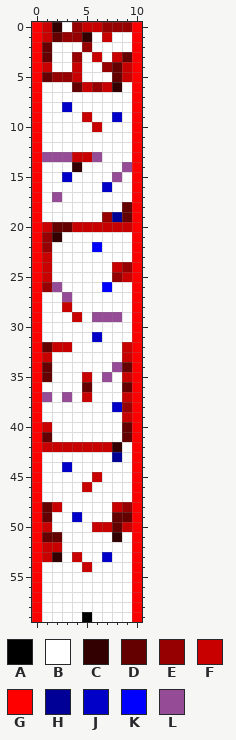
Two versions of one pixel-art sprite, Project SNEK/Assets/Packages/UTPI/Level Builder/Charles/9x60/[9x60]LD_CHB_1.3_scr2.png. The first picture shows the starting point.
The file is 11x60 pixels.
Palette (. is transparent): A #000000  B #ffffff  C #320000  D #640000  E #960000  F #c80000  G #ff0000  H #000096  J #0000c8  K #0000ff  L #964b96
Pixels before, first column x 0:
 0 GFCBEFFEEEG
 1 GFDEECBFBBG
 2 GDBBBEBBBBG
 3 GDBBEBFBFDG
 4 GFBBFBBEDFG
 5 GDEEFBBBDFG
 6 GBBBDFEFCBG
 7 GBBBBBBBBBG
 8 GBBJBBBBBBG
 9 GBBBBFBBJBG
10 GBBBBBFBBBG
11 GBBBBBBBBBG
12 GBBBBBBBBBG
13 GLLLFFLBBBG
14 GBBBCBBBBLG
15 GBBJBBBBLBG
16 GBBBBBBJBBG
17 GBLBBBBBBBG
18 GBBBBBBBBDG
19 GBBBBBBEHDG
20 GFDDFFFFFFG
21 GECBBBBBBBG
22 GEBBBBKBBBG
23 GFBBBBBBBBG
24 GFBBBBBBFEG
25 GFBBBBBBEFG
26 GELBBBBKBBG
27 GBBLBBBBBBG
28 GBBFBBBBBBG
29 GBBBFBLLLBG
30 GBBBBBBBBBG
31 GBBBBBJBBBG
32 GDFFBBBBBFG
33 GFBBBBBBBFG
34 GDBBBBBBLDG
35 GDBBBFBLBFG
36 GBBBBDBBBDG
37 GLBLBFBBBFG
38 GBBBBBBBJEG
39 GBBBBBBBBFG
40 GFBBBBBBBDG
41 GDBBBBBBBDG
42 GFFFFFFFCBG
43 GBBBBBBBHBG
44 GBBJBBBBBBG
45 GBBBBBFBBBG
46 GBBBBFBBBBG
47 GBBBBBBBBBG
48 GDFBBBBBFEG
49 GDBBJBBBDDG
50 GFBBBBFFDFG
51 GDDBBBBBCBG
52 GFFBBBBBBBG
53 GFCBFBBJBBG
54 GBBBBFBBBBG
55 GBBBBBBBBBG
56 GBBBBBBBBBG
57 GBBBBBBBBBG
58 GBBBBBBBBBG
59 GBBBBABBBBG
New version:
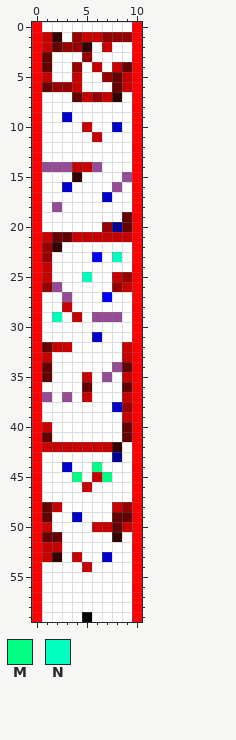
Colours new in this view: M #00ff82  N #00ffbe
Edits made:
y 0: x 1..2 FC -> BB; x 4..9 EFFEEE -> BBBBBB
y 1: x 2..3 DE -> CB; x 5..9 CBFBB -> FFEEE
y 2: x 1..5 DBBBE -> FDEEC; x 7 B -> F
y 3: x 4..6 EBF -> BEB; x 8..9 FD -> BB
y 4: x 1 F -> D; x 4 F -> E; x 6..9 BEDF -> FBFD
y 5: x 1..3 DEE -> FBB; x 7 B -> E
y 6: x 1..9 BBBDFEFCB -> DEEFBBBDF
y 7: x 4..8 BBBBB -> DFEFC
y 8: x 3 J -> B
y 9: x 3 B -> J; x 5 F -> B; x 8 J -> B
y 10: x 5..6 BF -> FB; x 8 B -> J
y 11: x 6 B -> F
y 13: x 1..6 LLLFFL -> BBBBBB
y 14: x 1..6 BBBCBB -> LLLFFL; x 9 L -> B
y 15: x 3..4 JB -> BC; x 8..9 LB -> BL
y 16: x 3 B -> J; x 7..8 JB -> BL
y 17: x 2 L -> B; x 7 B -> J
y 18: x 2 B -> L; x 9 D -> B
y 19: x 7..8 EH -> BB
y 20: x 1..9 FDDFFFFFF -> BBBBBBEHD
y 21: x 1..9 ECBBBBBBB -> FDDFFFFFF
y 22: x 2 B -> C; x 6 K -> B
y 23: x 1 F -> E; x 6 B -> K; x 8 B -> N
y 24: x 8..9 FE -> BB
y 25: x 5 B -> N; x 8..9 EF -> FE
y 26: x 7..9 KBB -> BEF
y 27: x 7 B -> K
y 29: x 2 B -> N
y 44: x 6 B -> M
y 45: x 4 B -> M; x 7 B -> M
Boxes around the changes in both pictures, in picture pixels (x1, y1, x2, y2):
changed: (42, 22, 132, 322)
changed: (72, 462, 112, 482)
